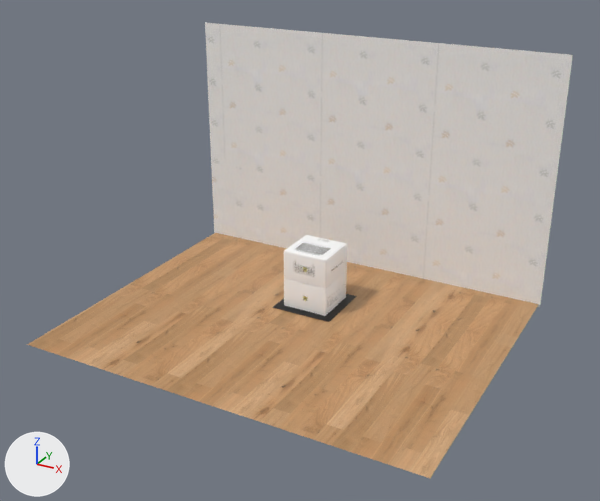
Renders of the COLLADA model Gallery/Classes/Home/SceneView/art.scnassets/box.DAE from each side of a commit.
One viewpoint serves both versions: a 50 mm camera at (149.0, -285.0, 165.0) aimed at (7.0, -26.0, 36.0). Every picture has the same lights, and +X, +Y and +Z are marked at lower left.

The scene before the commit, as lines of its bpy script (objects in view):
```python
me_boxtop = bpy.data.meshes.new('boxtop')
me_boxtop.from_pydata(...)  # 316 vertices, 628 faces; spans x -10.0..10.0, y -10.0..10.0, z 13.1..25.9
me_boxtop.materials.append(mat_boxtop03)  # its picture is missing
me_floor = bpy.data.meshes.new('floor')
me_floor.from_pydata(...)  # 4 vertices, 2 faces; spans x -82.0..85.0, y -87.0..46.0, z 0.0
me_floor.materials.append(mat_floor)  # picture img_0_floor_png
me_wall = bpy.data.meshes.new('wall')
me_wall.from_pydata(...)  # 4 vertices, 2 faces; spans x -83.0..86.0, y 45.0, z -2.0..106.0
me_wall.materials.append(mat_wall)  # picture img_1_wall_png
ob_boxtop = bpy.data.objects.new('boxtop', me_boxtop)
ob_boxtop.location = (0.0, 0.0, 0.0)
ob_floor = bpy.data.objects.new('floor', me_floor)
ob_floor.location = (0.0, 0.0, 0.0)
ob_wall = bpy.data.objects.new('wall', me_wall)
ob_wall.location = (0.0, 0.0, 0.0)
# also in view: 'boxdown' at (0.0, 0.0, 8.0)
```
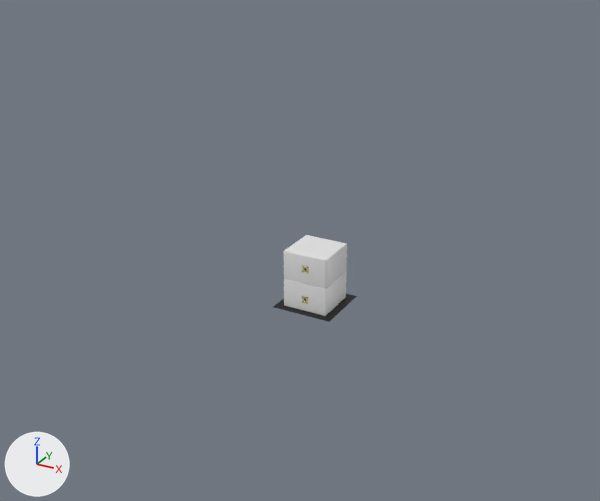
Location of each change, [x1, y1, x2, y2] in pixels of the pictures (600 x 501 px):
'wall', deleted
    before: [205, 23, 573, 307]
'floor', deleted (brown)
    before: [27, 233, 539, 478]

Diff of the bpy script that builds the scene:
```diff
--- a/Gallery/Classes/Home/SceneView/art.scnassets/box.DAE.py
+++ b/Gallery/Classes/Home/SceneView/art.scnassets/box.DAE.py
@@ ob_floor @@
-ob_floor = bpy.data.objects.new('floor', me_floor)
-ob_floor.location = (0.0, 0.0, 0.0)
@@ ob_wall @@
-ob_wall = bpy.data.objects.new('wall', me_wall)
-ob_wall.location = (0.0, 0.0, 0.0)
```
